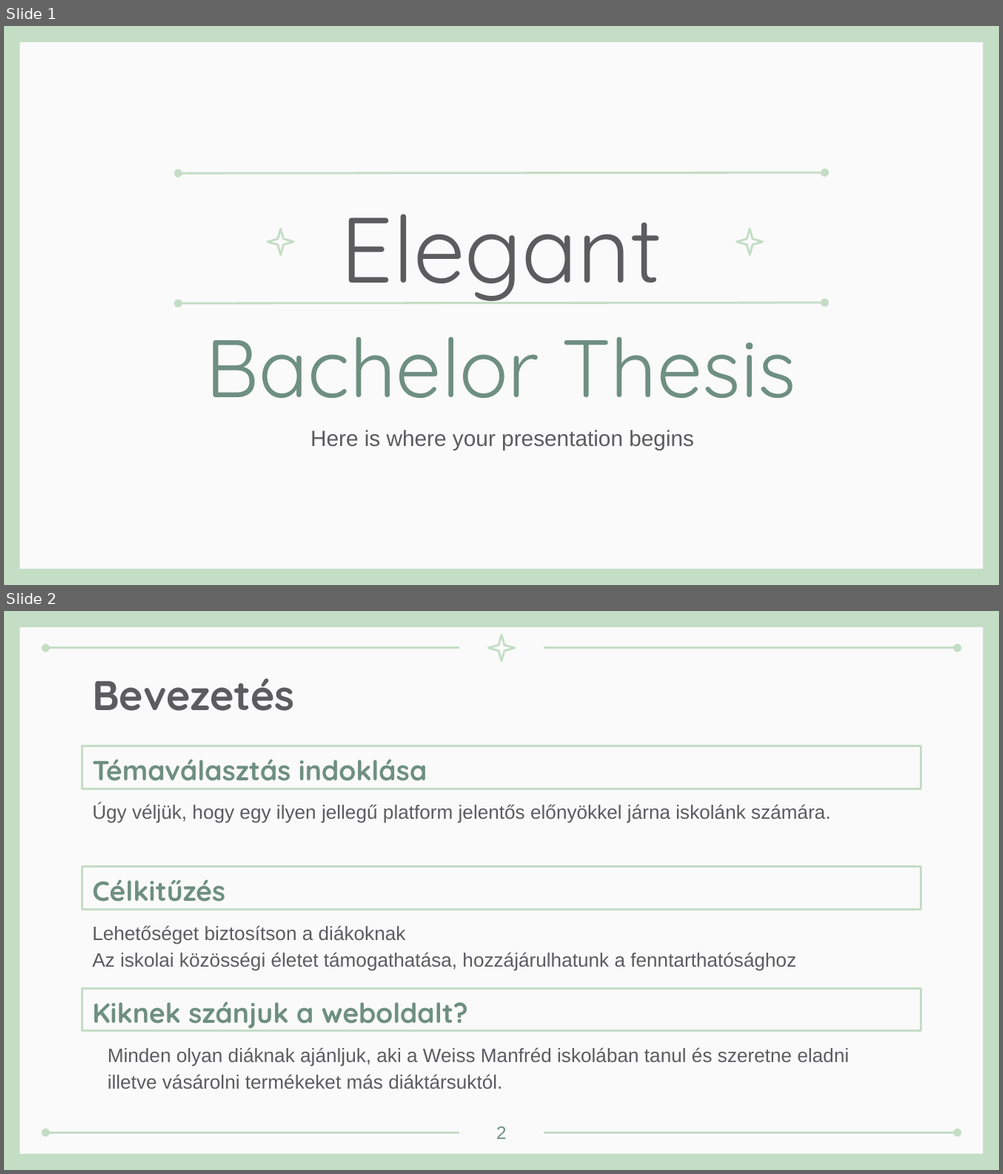
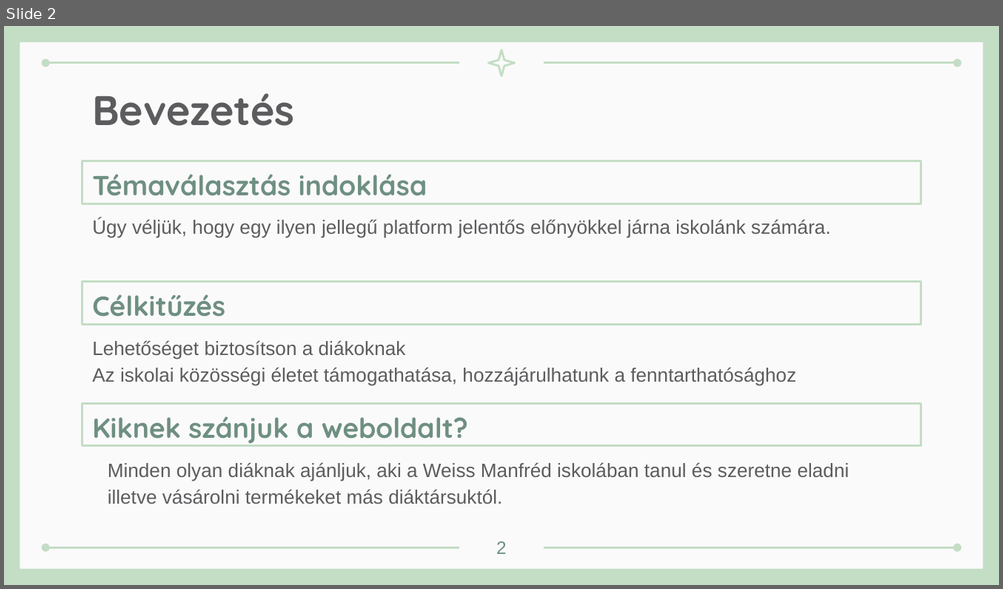
Before and after one commit to lVivienl/adokveszek, a slide deck: adokveszek.pptx. Shown one above the other, each under a label of ours: slides 1 and 2 before the commit, slide 2 after it. The pictures are 1003x1174 and 1003x589 pixels, drawn with LibreOffice and Linux fonts; fonts in the diff are those of the drawing. Boxes give left, top, right and bottom in pixels: in the first picture for what was removed or moved away, otherwise in the second. Text is boxed around its words. In the diff, an @@ line names an element or a change of style, - is before the commit and + after.

```diff
--- a/adokveszek.pptx
+++ b/adokveszek.pptx
@@ slide 1 removed at (4, 26, 999, 585), background #C4DDC5; not listed: 1 template element that a slide beside it also shows @@
@@ double arrow removed from (178, 173) to (825, 173) @@
@@ title removed at (206, 214, 796, 398) @@
-Elegant Bachelor Thesis
@@ star removed at (267, 229, 293, 255) @@
@@ star removed at (736, 229, 762, 255) @@
@@ double arrow removed from (178, 304) to (825, 303) @@
@@ subtitle removed at (310, 430, 694, 451) @@
-Here is where your presentation begins
```
Also in this commit, not shown: 1 slide added.
